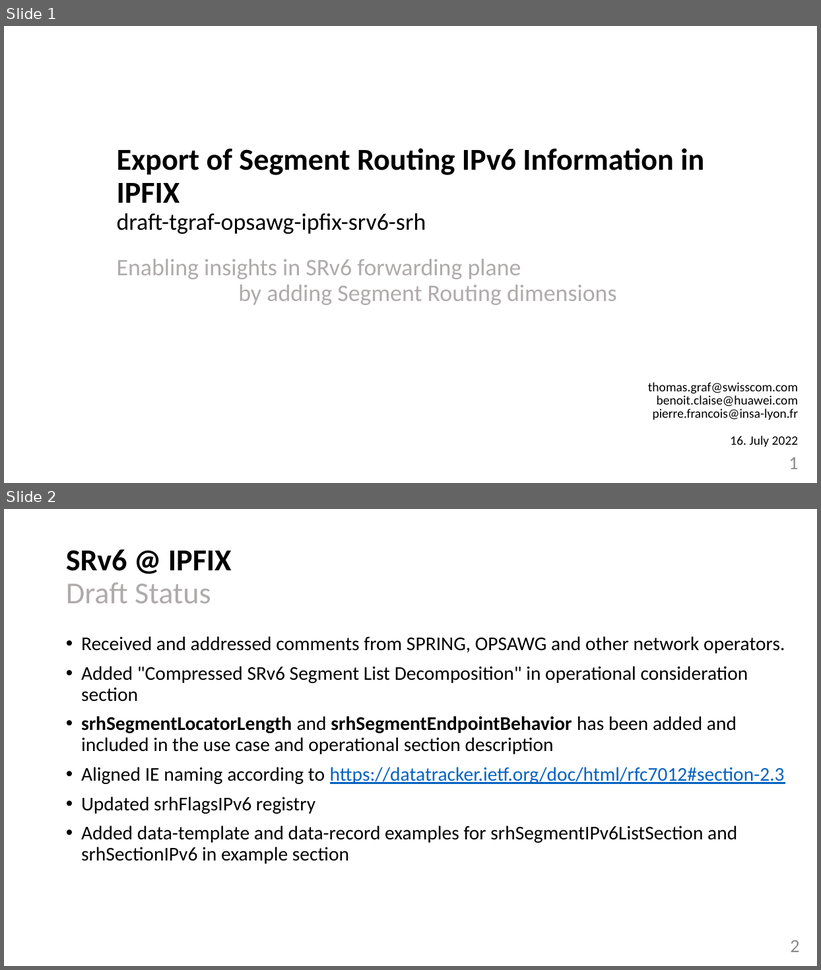
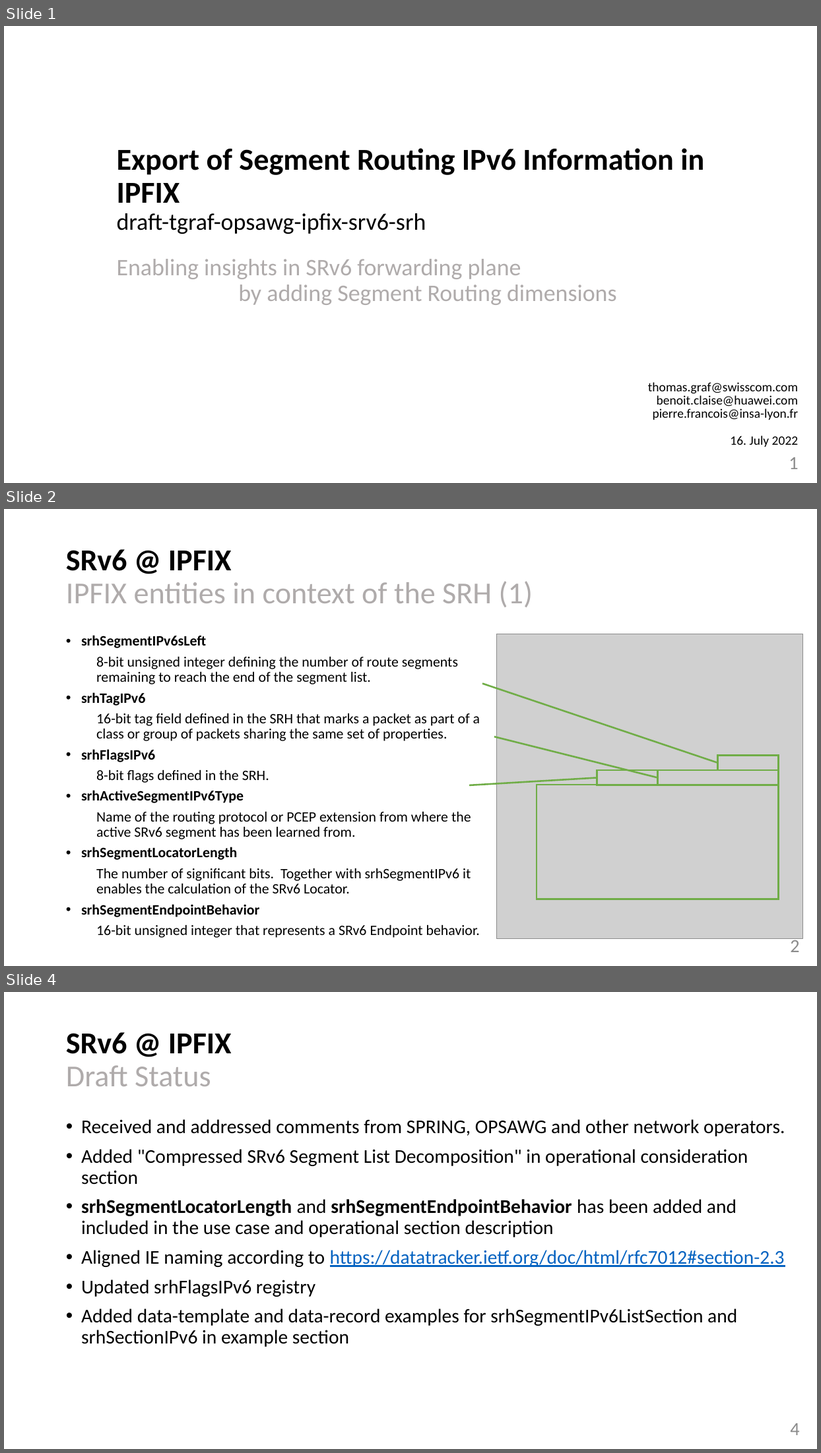
Before and after one commit to network-analytics/RFC9487, a slide deck: draft-tgraf-opsawg-ipfix-srv6-srh-04.pptx. Shown one above the other, each under a label of ours: slides 1 and 2 before the commit, slides 1, 2 and 4 after it; the slides between them are not shown. The pictures are 821x970 and 821x1453 pixels, drawn with LibreOffice and Linux fonts; fonts in the diff are those of the drawing; grey boxes stand for pictures. Boxes give left, top, right and bottom in pixels: in the first picture for what was removed or moved away, otherwise in the second. Text is boxed around its words. In the diff, an @@ line names an element or a change of style, - is before the commit and + after.

```diff
--- a/draft-tgraf-opsawg-ipfix-srv6-srh-04.pptx
+++ b/draft-tgraf-opsawg-ipfix-srv6-srh-04.pptx
@@ slide 2 added at (4, 509, 817, 966), background #FFFFFF @@
@@ title added at (66, 549, 533, 607), 36 pt, text #AFABAB @@
+SRv6 @ IPFIX
+IPFIX entities in context of the SRH (1)
@@ text added at (81, 635, 480, 938), 17 pt, text #000000 @@
+• srhSegmentIPv6sLeft
+  8-bit unsigned integer defining the number of route segments remaining to reach the end of the segment list.
+• srhTagIPv6
+  16-bit tag field defined in the SRH that marks a packet as part of a class or group of packets sharing the same set of properties.
+• srhFlagsIPv6
+  8-bit flags defined in the SRH.
+• srhActiveSegmentIPv6Type
+  Name of the routing protocol or PCEP extension from where the active SRv6 segment has been learned from.
+• srhSegmentLocatorLength
+  The number of significant bits. Together with srhSegmentIPv6 it enables the calculation of the SRv6 Locator.
+  • srhSegmentEndpointBehavior
+  16-bit unsigned integer that represents a SRv6 Endpoint behavior.
@@ picture added at (497, 634, 803, 940) @@
@@ line added from (483, 683) to (717, 762), #70AD47 2 pt @@
@@ line added from (494, 737) to (658, 778), #70AD47 2 pt @@
@@ rectangle added at (717, 755, 779, 770), outline #70AD47 2 pt @@
@@ line added from (469, 786) to (597, 778), #70AD47 2 pt @@
@@ rectangle added at (537, 785, 779, 900), outline #70AD47 2 pt @@
@@ rectangle added at (597, 770, 658, 786), outline #70AD47 2 pt @@
@@ rectangle added at (658, 770, 779, 786), outline #70AD47 2 pt @@
@@ page number added at (790, 937, 799, 953), 22 pt, text #8C8C8C @@
+2
@@ what was slide 2 is now slide 4 @@
@@ page number at (790, 1424, 799, 1436): text changed @@
-2
+4
```
Also in this commit, not shown: 1 slide changed, 1 other slide added, 1 other file.
